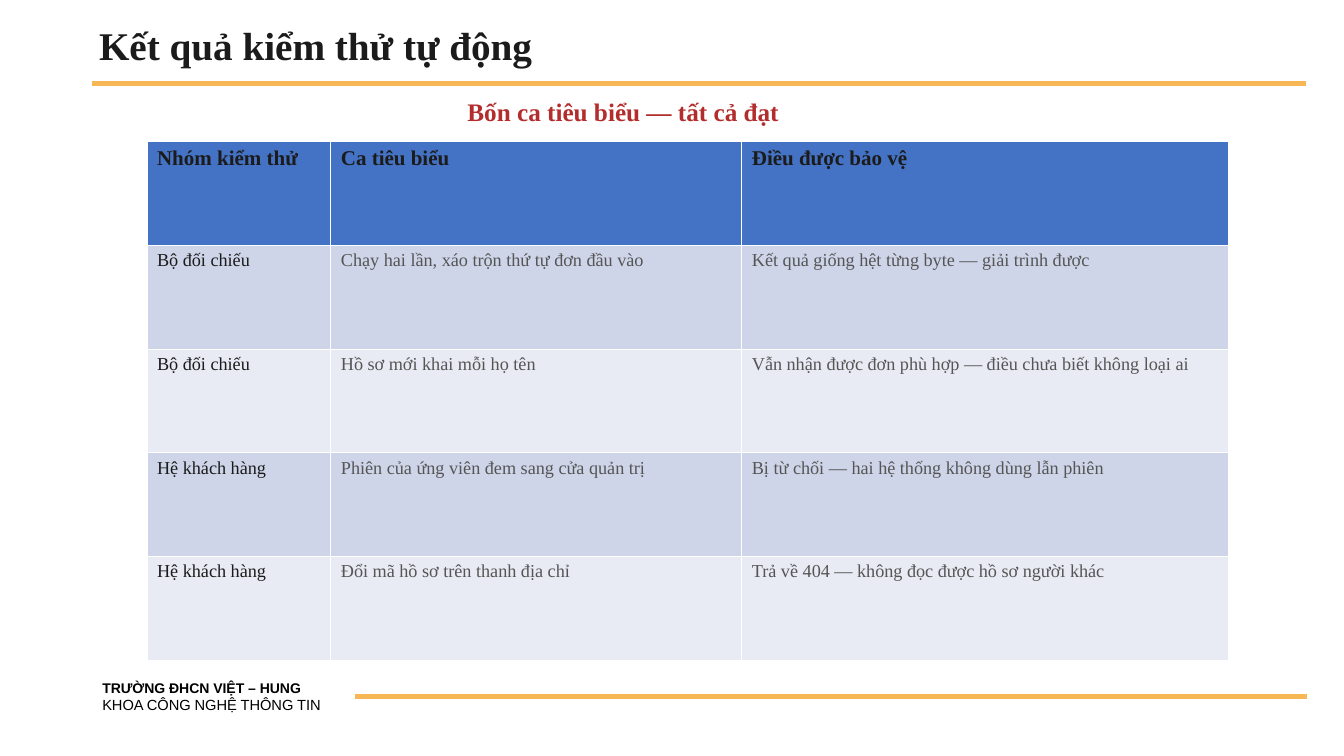
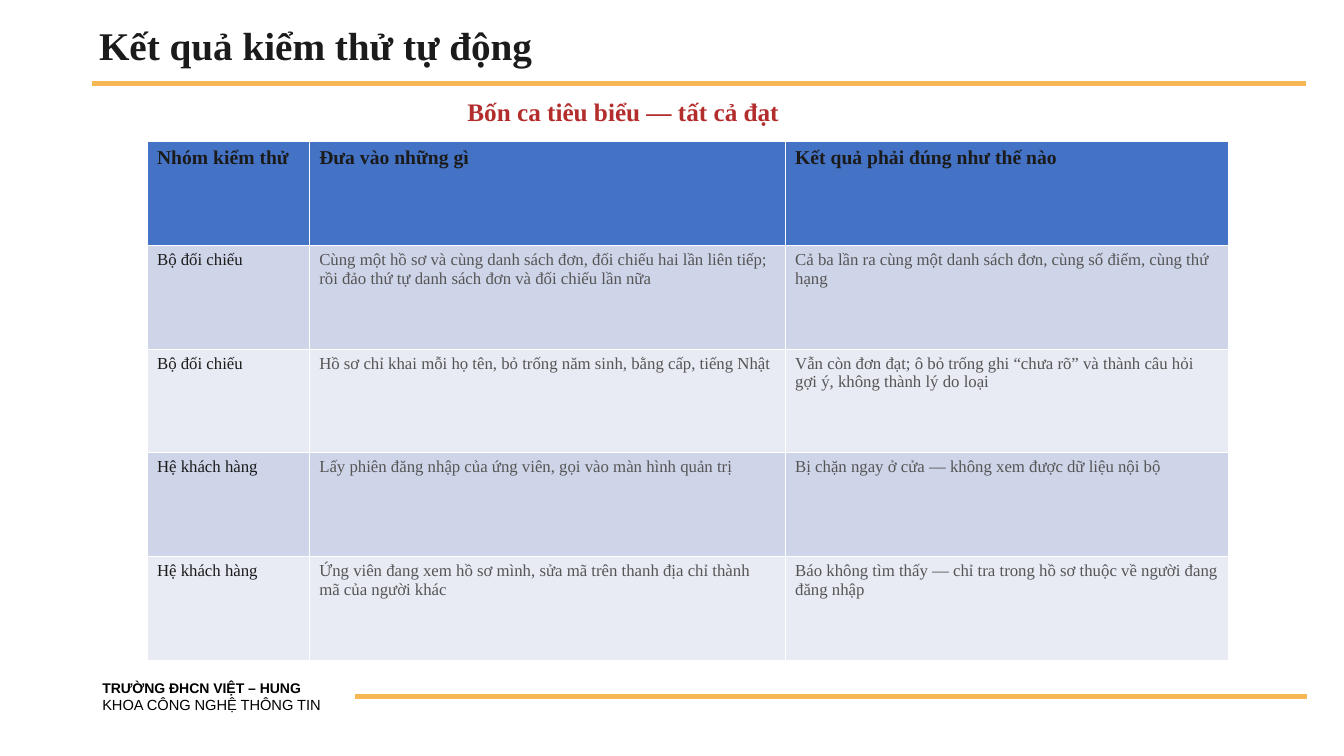
Before and after one commit to Hduc2412/Web-XKLD, a slide deck: slide 8 of tailieu/BaoCao_TienDo_DATN_HoangMinhDuc_2200583.pptx. Drawn at 1344x756 pixels with LibreOffice and Linux fonts; fonts in the diff are those of the drawing; background and template pictures are left out. Boxes give left, top, right and bottom in pixels: in the first picture for what was removed or moved away, otherwise in the second. Text is boxed around its words. In the diff, an @@ line names an element or a change of style, - is before the commit and + after.

```diff
--- a/tailieu/BaoCao_TienDo_DATN_HoangMinhDuc_2200583.pptx
+++ b/tailieu/BaoCao_TienDo_DATN_HoangMinhDuc_2200583.pptx
@@ table at <box>147,142,1229,661</box> @@
-row 1, column 2: Ca tiêu biểu
+row 1, column 2: Đưa vào những gì
-row 1, column 3: Điều được bảo vệ
+row 1, column 3: Kết quả phải đúng như thế nào
-row 2, column 2: Chạy hai lần, xáo trộn thứ tự đơn đầu vào
+row 2, column 2: Cùng một hồ sơ và cùng danh sách đơn, đối chiếu hai lần liên tiếp; rồi đảo thứ tự danh sách đơn và đối chiếu lần nữa
-row 2, column 3: Kết quả giống hệt từng byte — giải trình được
+row 2, column 3: Cả ba lần ra cùng một danh sách đơn, cùng số điểm, cùng thứ hạng
-row 3, column 2: Hồ sơ mới khai mỗi họ tên
+row 3, column 2: Hồ sơ chỉ khai mỗi họ tên, bỏ trống năm sinh, bằng cấp, tiếng Nhật
-row 3, column 3: Vẫn nhận được đơn phù hợp — điều chưa biết không loại ai
+row 3, column 3: Vẫn còn đơn đạt; ô bỏ trống ghi “chưa rõ” và thành câu hỏi gợi ý, không thành lý do loại
-row 4, column 2: Phiên của ứng viên đem sang cửa quản trị
+row 4, column 2: Lấy phiên đăng nhập của ứng viên, gọi vào màn hình quản trị
-row 4, column 3: Bị từ chối — hai hệ thống không dùng lẫn phiên
+row 4, column 3: Bị chặn ngay ở cửa — không xem được dữ liệu nội bộ
-row 5, column 2: Đổi mã hồ sơ trên thanh địa chỉ
+row 5, column 2: Ứng viên đang xem hồ sơ mình, sửa mã trên thanh địa chỉ thành mã của người khác
-row 5, column 3: Trả về 404 — không đọc được hồ sơ người khác
+row 5, column 3: Báo không tìm thấy — chỉ tra trong hồ sơ thuộc về người đang đăng nhập
@@ size 15 to 14 pt in "Nhóm kiểm thử" @@
@@ size 13 to 12 pt in "Bộ đối chiếu", "Bộ đối chiếu", "Hệ khách hàng", "Hệ khách hàng" @@
```
